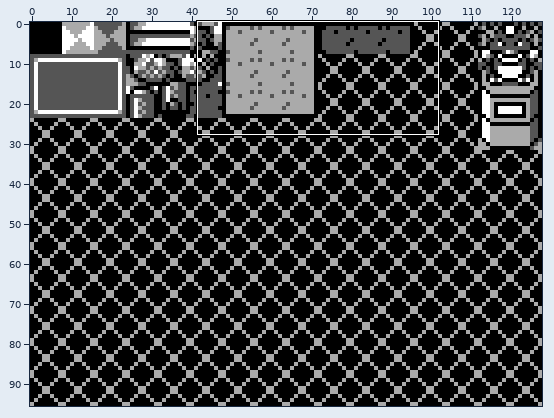
Sprite sheet -- gfx/tilesets/gym_1.png. Above, an overview of the earlier version with the close-up marked.
Close-up. First the earlier version:
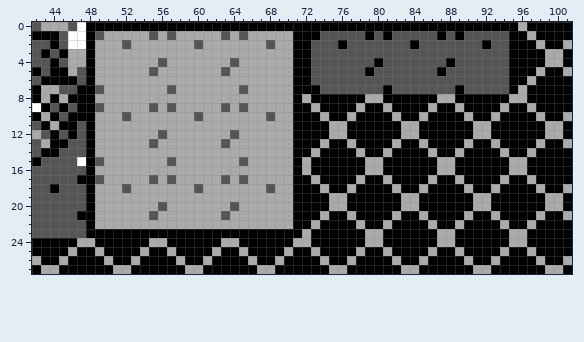
The file is 128x96 pixels. Shown: x 42..101, y 0..27.
And afterwards:
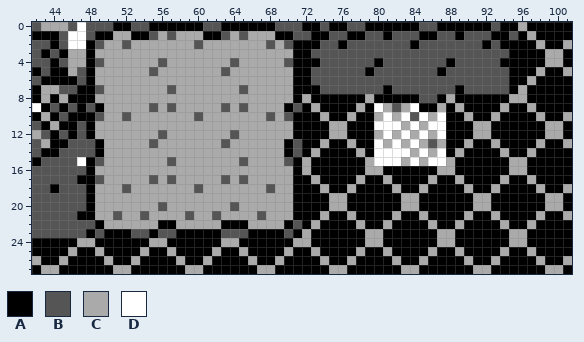
Palette (. is transparent): A #000000  B #555555  C #aaaaaa  D #ffffff
The author wrote: Updated Oreburgh Gym graphics.
Changes in this commit:
Colour B gives way to colour A in row 1 at x 49, 74, 77 to 78, 85 to 86 and 93 to 94; in row 2 at x 73 and 94; in row 4 at x 73 and 94; in row 9 at x 49.
Colour C gives way to colour A in row 1 at x 50, 53 to 54, 61 to 62 and 69 to 70; in row 8 at x 80 and 87; in row 9 at x 70 and 86; in rows 13 to 14 at x 49 and 70; in row 22 at x 49, 56 to 57, 63 to 65 and 70.
Colour A gives way to colour B in row 0 at x 48 to 50, 53 to 54, 61 to 62, 69 to 71, 74, 77 to 78, 85 to 86 and 93; in row 1 at x 48, 71 to 72, 79, 87 and 95; in row 8 at x 85 to 86; in row 9 at x 48, 71 and 82; in row 10 at x 84; in row 13 at x 48, 71 and 86.
Colour A gives way to colour B in row 14 at x 48 and 71; in row 22 at x 48 and 71; in row 23 at x 49, 53 to 54, 56 to 57, 63 to 65 and 70.
Colour C gives way to colour B in row 2 at x 49 and 70; in row 4 at x 49 and 70; in row 10 at x 49 and 70; in row 15 at x 70; in row 21 at x 51, 54, 59, 62 and 67.
Colour A gives way to colour C in row 9 at x 83 and 87; in row 10 at x 80 and 86; in row 11 at x 85; in row 12 at x 80, 82 and 86; in row 13 at x 81, 83 and 87; in row 14 at x 84.
Colour A gives way to colour C in row 15 at x 83 and 85.
Colour B gives way to colour C in row 21 at x 55 and 63.
Colour A gives way to colour D in row 9 at x 80 and 84; in row 10 at x 81, 83 and 87; in row 11 at x 80 to 82 and 86 to 87; in row 12 at x 81, 85 and 87; in row 13 at x 80 and 84; in row 14 at x 80, 82 to 83, 85 and 87.
Colour A gives way to colour D in row 15 at x 81 to 82, 84 and 86.
Colour C gives way to colour D in row 10 at x 85; in row 11 at x 84; in row 12 at x 83; in row 13 at x 82; in row 14 at x 81; in row 15 at x 80 and 87.
